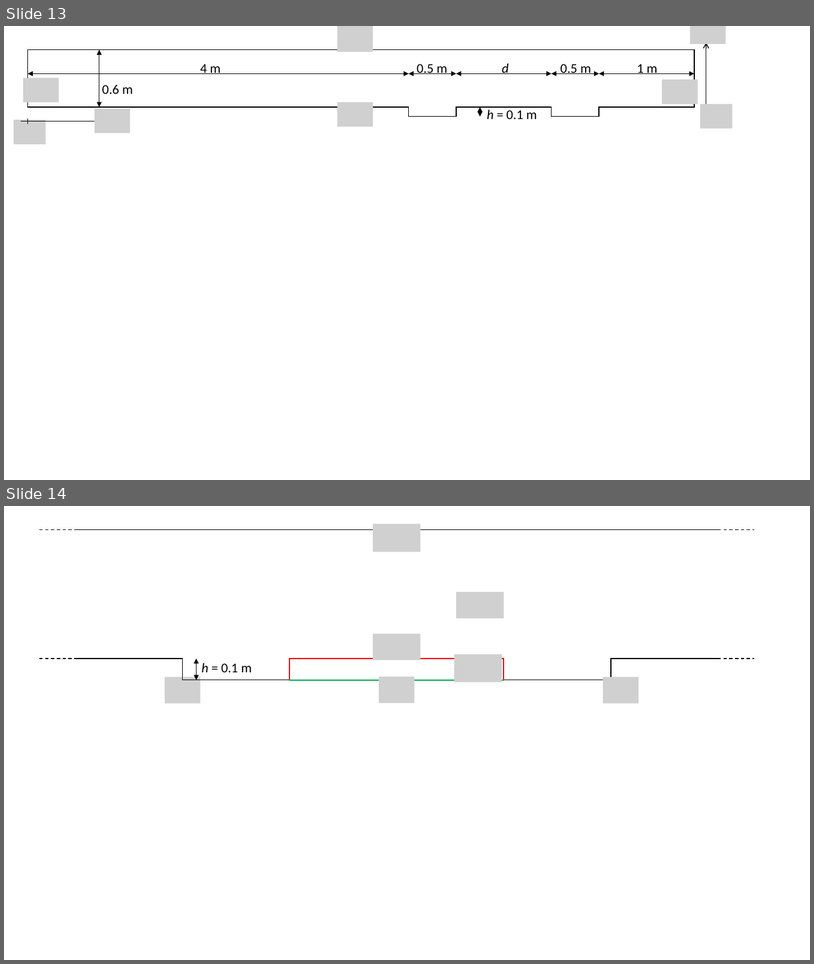
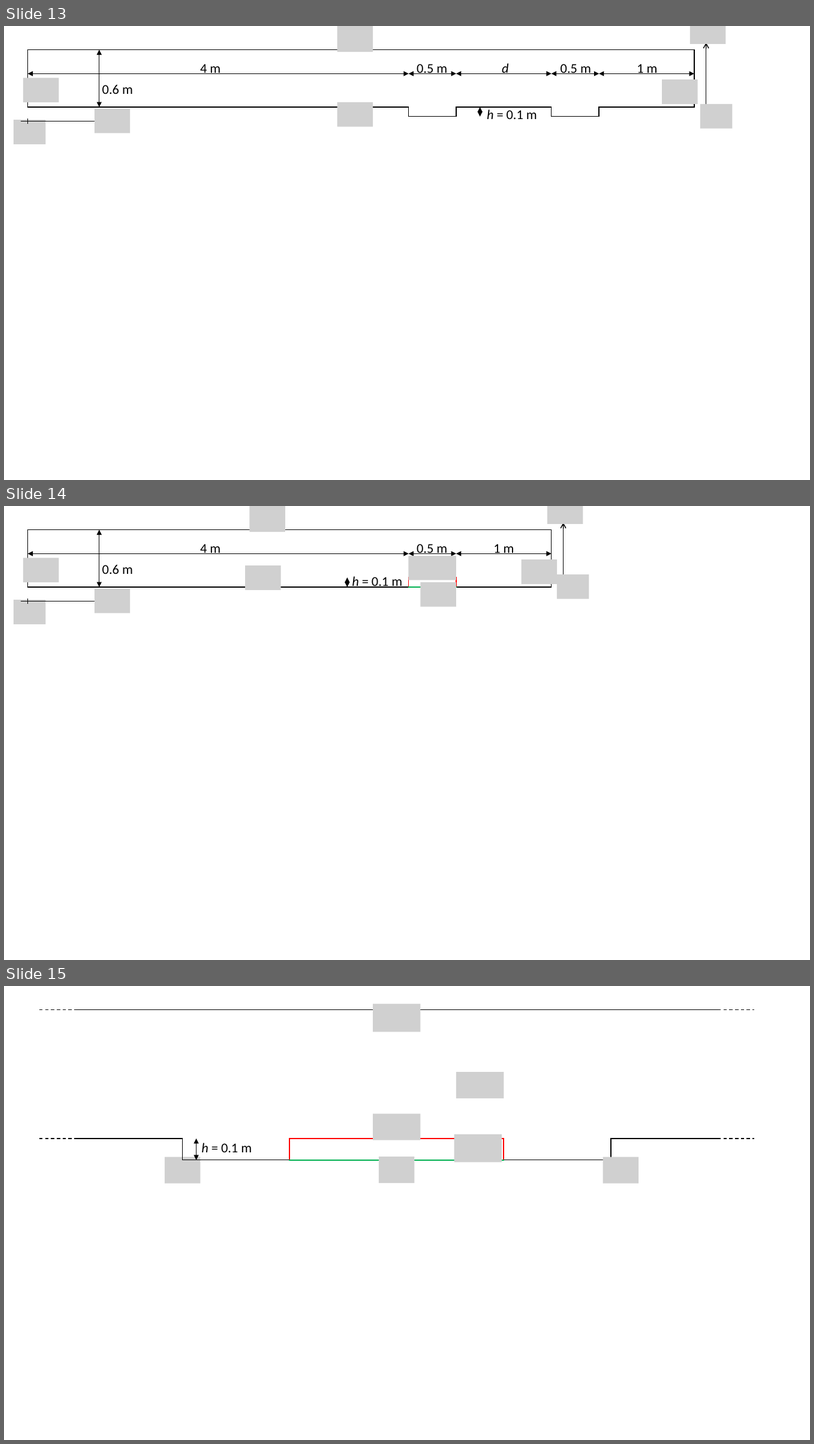
Before and after one commit to AndreaVescovini/Thesis, a slide deck: img/celle.pptx. Shown one above the other, each under a label of ours: slides 13 and 14 before the commit, slides 13, 14 and 15 after it. The pictures are 814x964 and 814x1444 pixels, drawn with LibreOffice and Linux fonts; fonts in the diff are those of the drawing; grey boxes stand for pictures. Boxes give left, top, right and bottom in pixels: in the first picture for what was removed or moved away, otherwise in the second. Text is boxed around its words. In the diff, an @@ line names an element or a change of style, - is before the commit and + after.

```diff
--- a/img/celle.pptx
+++ b/img/celle.pptx
@@ slide 14 added at (4,506,810,960), background #FFFFFF @@
@@ picture added at (249,506,285,532) @@
@@ picture added at (548,506,584,523) @@
@@ arrow added from (564, 597) to (564, 523), #000000 1 pt @@
@@ line added from (27, 529) to (552, 529), #000000 1 pt @@
@@ line added from (27, 529) to (27, 587), #000000 1 pt @@
@@ double arrow added from (99, 529) to (99, 587), #000000 1 pt @@
@@ line added from (552, 529) to (552, 587), #000000 1 pt @@
@@ picture added at (23,558,59,582) @@
@@ double arrow added from (27, 554) to (409, 554), #000000 1 pt @@
@@ text added at (200,544,221,554), 16 pt, text #000000 @@
+4 m
@@ double arrow added from (409, 554) to (456, 554), #000000 1 pt @@
@@ picture added at (409,556,456,580) @@
@@ text added at (417,544,447,556), 16 pt, text #000000 @@
+0.5 m
@@ double arrow added from (456, 554) to (552, 554), #000000 1 pt @@
@@ text added at (494,544,515,554), 16 pt, text #000000 @@
+1 m
@@ text added at (102,565,133,574), 16 pt, text #000000 @@
+0.6 m
@@ picture added at (245,565,281,589) @@
@@ double arrow added from (348, 577) to (348, 587), #000000 0.5 pt @@
@@ text added at (352,576,402,588), 16 pt, text #000000 @@
+h = 0.1 m
@@ line added from (409, 577) to (409, 587), #FF0000 1 pt @@
@@ line added from (409, 577) to (456, 577), #FF0000 1 pt @@
@@ line added from (456, 577) to (456, 587), #FF0000 1 pt @@
@@ picture added at (522,560,558,584) @@
@@ picture added at (557,574,589,598) @@
@@ line added from (27, 587) to (409, 587), #000000 1 pt @@
@@ picture added at (95,589,131,613) @@
@@ line added from (409, 587) to (456, 587), #00B050 1 pt @@
@@ picture added at (421,582,456,606) @@
@@ line added from (456, 587) to (552, 587), #000000 1 pt @@
@@ picture added at (14,600,46,624) @@
@@ arrow added from (21, 601) to (104, 601), #000000 1 pt @@
@@ line added from (27, 599) to (27, 603), #000000 1 pt @@
@@ what was slide 14 is now slide 15 @@
```
Also in this commit, not shown: 2 other files.
